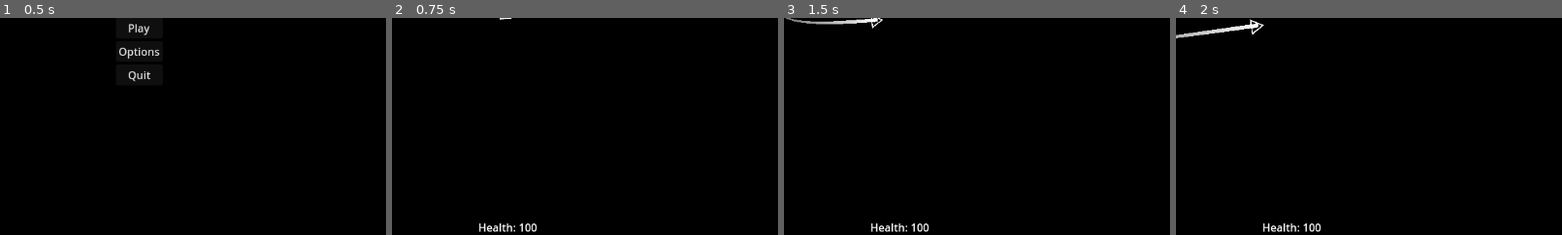
Above: before the commit, frames 1-4 (left to right).
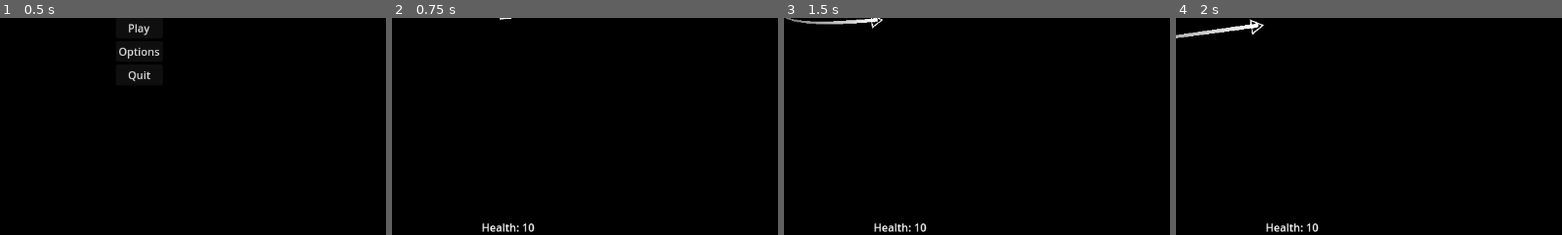
Above: after the commit, the same moments.

Repository: HazarBakir/void_blade
Game: Godot game, scene res://Scenes/main_menu.tscn
Same seed, same stepped clock (60 frames per second), same inputs: the game is played once before the commit and once after it. The engine's default icon, where the game draws it, is replaced by a stand-in: a white triangle on a blue panel in a dark square.
Inputs (mouse positions are % of the whole screen's width and height, from its top left):
- Up to frame 1 (0.5 s): no input
- Up to frame 2 (0.75 s): click "Play" at 0.5 s
- Up to frame 3 (1.5 s): move the mouse to (72, 45) at 1.27 s; press the mouse at (72, 45) at 1.28 s
- Up to frame 4 (2 s): no input
The pictures show only the part of the screen within x 35-85%, y 50-100%; the shares and areas given below are measured in that part.

Frame 1 is identical in both runs. In frame 2, 0.4% of the frame differs, in the area x 22-38%, y 94-99%; in frame 3, 0.4%; in frame 4, 0.4%.

Commit message:
feat: add explosion on death

Diff:
--- a/Scenes/explode particle.tscn
+++ b/Scenes/explode particle.tscn
@@ -10,8 +10,11 @@
 gravity = Vector3(0, 0, 0)
 linear_accel_min = -20.43
 linear_accel_max = 47.32
+scale_max = 10.0
 
-[node name="GPUParticles2D" type="GPUParticles2D"]
-amount = 70
+[node name="Explode Particle" type="GPUParticles2D"]
+emitting = false
+amount = 150
+one_shot = true
 explosiveness = 1.0
 process_material = SubResource("ParticleProcessMaterial_m2nu4")
--- a/Scripts/Enemy/enemy_spawner.gd
+++ b/Scripts/Enemy/enemy_spawner.gd
@@ -6,8 +6,8 @@
 var max_spawn_time = 5.0
 
 func _ready():
-	spawn_timer.one_shot = true
-	start_random_spawn_timer()
+		spawn_timer.one_shot = true
+		start_random_spawn_timer()
 
 func start_random_spawn_timer():
 	var random_time = randf_range(min_spawn_time, max_spawn_time)
@@ -15,23 +15,24 @@
 	spawn_timer.start()
 
 func _on_timer_timeout() -> void:
-	if enemy == null:
-		print("Error: Enemy scene failed to preload")
-		return
+	if PlayerStats.is_alive():
+		if enemy == null:
+			print("Error: Enemy scene failed to preload")
+			return
 
-	var entity = enemy.instantiate()
-	if entity == null:
-		print("Error: Failed to instantiate enemy")
-		return
+		var entity = enemy.instantiate()
+		if entity == null:
+			print("Error: Failed to instantiate enemy")
+			return
 
-	entity.position = position
+		entity.position = position
 
-	var random_offset = Vector2(randf_range(-150, 150), randf_range(-150, 150))
-	entity.position += random_offset
+		var random_offset = Vector2(randf_range(-150, 150), randf_range(-150, 150))
+		entity.position += random_offset
 
-	var enemies_node = get_tree().current_scene.get_node("enemies")
-	if enemies_node:
-		enemies_node.add_child(entity)
-		start_random_spawn_timer()
-	else:
-		print("enemies node is null")
+		var enemies_node = get_tree().current_scene.get_node("enemies")
+		if enemies_node:
+			enemies_node.add_child(entity)
+			start_random_spawn_timer()
+		else:
+			print("enemies node is null")
--- a/Scripts/Player/player_movement.gd
+++ b/Scripts/Player/player_movement.gd
@@ -1,5 +1,8 @@
 extends CharacterBody2D
 
+@onready var explode_particle: GPUParticles2D = $"Explode Particle"
+
+var isAlive: bool
 var speed = 700.0
 var follow_speed = 400.0
 var mouse_position = null
@@ -16,21 +19,26 @@
 
 func _physics_process(delta):
 	mouse_position = get_global_mouse_position()
+	if not PlayerStats.current_health <= 0:
 
-	if Input.is_action_pressed("move_mouse"):
-		PlayerStats.is_attacking = true
-		move_fast(delta)
-		zoom_camera(attack_zoom, delta)
+		if Input.is_action_pressed("move_mouse"):
+			PlayerStats.is_attacking = true
+			move_fast(delta)
+			zoom_camera(attack_zoom, delta)
+		else:
+			PlayerStats.is_attacking = false
+			follow_mouse_slowly(delta)
+			zoom_camera(normal_zoom, delta)
+
+		velocity = velocity.limit_length(speed if PlayerStats.is_attacking else follow_speed)
+		move_and_slide()
+
+
+		camera_offset(delta)
+		look_at(mouse_position)
+
 	else:
-		PlayerStats.is_attacking = false
-		follow_mouse_slowly(delta)
-		zoom_camera(normal_zoom, delta)
-
-	velocity = velocity.limit_length(speed if PlayerStats.is_attacking else follow_speed)
-	move_and_slide()
-
-	camera_offset(delta)
-	look_at(mouse_position)
+		on_death()
 
 func camera_offset(delta):
 	var target_offset_x = (mouse_position.x - global_position.x) / (1920 / 2.0) * 180
@@ -61,3 +69,7 @@
 func _on_enemy_kill_area_area_entered(area: Area2D) -> void:
 	if area.get_parent().is_in_group("enemies") and PlayerStats.is_attacking == true:
 		area.get_parent().queue_free()
+
+func on_death():
+	explode_particle.set_position($Sprite2D.position)
+	explode_particle.emitting = true
--- a/Scripts/Player/player_stats.gd
+++ b/Scripts/Player/player_stats.gd
@@ -6,7 +6,7 @@
 signal experience_gained(amount)
 
 # Base Stats
-var max_health: int = 100
+var max_health: int = 10
 var max_stamina: int = 100
 var base_speed: int = 600
 var base_damage: int = 10
@@ -31,6 +31,7 @@
 	print("PlayerStats singleton initialized")
 
 func _process(delta):
+
 	# Auto regeneration every frame
 	regenerate_health(delta)
 	regenerate_stamina(delta)
--- a/Scripts/enemy/enemy.gd
+++ b/Scripts/enemy/enemy.gd
@@ -34,16 +34,17 @@
 		target = players[0] as CharacterBody2D
 
 func _physics_process(delta):
-	if target == null or not is_instance_valid(target):
-		find_player()
-		return
+	if PlayerStats.is_alive():
+		if target == null or not is_instance_valid(target):
+			find_player()
+			return
 
-	check_distance_to_player()
-	move_to_player(delta)
+		check_distance_to_player()
+		move_to_player(delta)
 
-	move_and_slide()
+		move_and_slide()
 
-	look_at(target.global_position)
+		look_at(target.global_position)
 
 func check_distance_to_player():
 	if target == null:
@@ -86,8 +87,9 @@
 	can_shoot = true
 
 func _on_shoot_timer_timeout() -> void:
-	shoot()
-	start_random_shoot_timer()
+	if PlayerStats.is_alive():
+		shoot()
+		start_random_shoot_timer()
 
 func move_to_player(delta):
 	if target == null:
--- a/scenes/player.tscn
+++ b/scenes/player.tscn
@@ -1,9 +1,10 @@
-[gd_scene load_steps=20 format=3 uid="uid://bvr6pjuau5noi"]
+[gd_scene load_steps=21 format=3 uid="uid://bvr6pjuau5noi"]
 
 [ext_resource type="Texture2D" uid="uid://d4cwudjr1d7k4" path="res://Sprites/DinoSprites - mort.png" id="1_3vyb7"]
 [ext_resource type="Script" uid="uid://ci83gs3bkbyh4" path="res://Scripts/Player/player_movement.gd" id="1_qhqgy"]
 [ext_resource type="Texture2D" uid="uid://ctsjve8tw3vv0" path="res://Sprites/crosshair098.png" id="2_vgqql"]
 [ext_resource type="Script" uid="uid://b13u0ty16kbto" path="res://Scripts/Player/trail_line.gd" id="4_dqkch"]
+[ext_resource type="PackedScene" uid="uid://btrm2qlbxc62e" path="res://Scenes/explode particle.tscn" id="5_fkybt"]
 
 [sub_resource type="AtlasTexture" id="AtlasTexture_g2els"]
 atlas = ExtResource("1_3vyb7")
@@ -155,6 +156,11 @@
 position = Vector2(6.31579, 0)
 shape = SubResource("RectangleShape2D_qlg0r")
 
+[node name="Marker2D" type="Marker2D" parent="."]
+
+[node name="Explode Particle" parent="." instance=ExtResource("5_fkybt")]
+scale = Vector2(5, 5)
+
 [connection signal="ready" from="." to="." method="_on_ready"]
 [connection signal="area_entered" from="BulletDetectArea" to="." method="_on_enemy_detect_area_area_entered"]
 [connection signal="area_exited" from="BulletDetectArea" to="." method="_on_enemy_detect_area_area_exited"]
